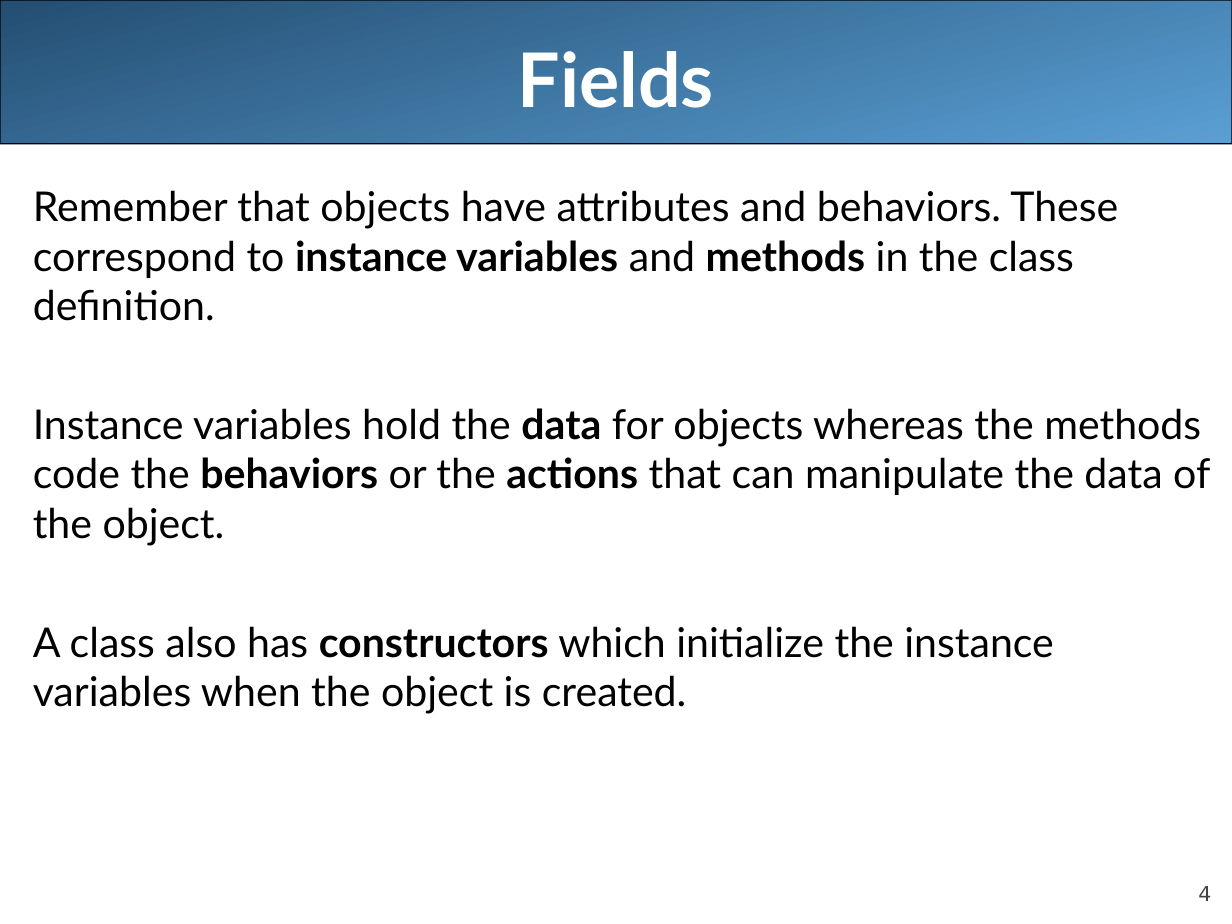
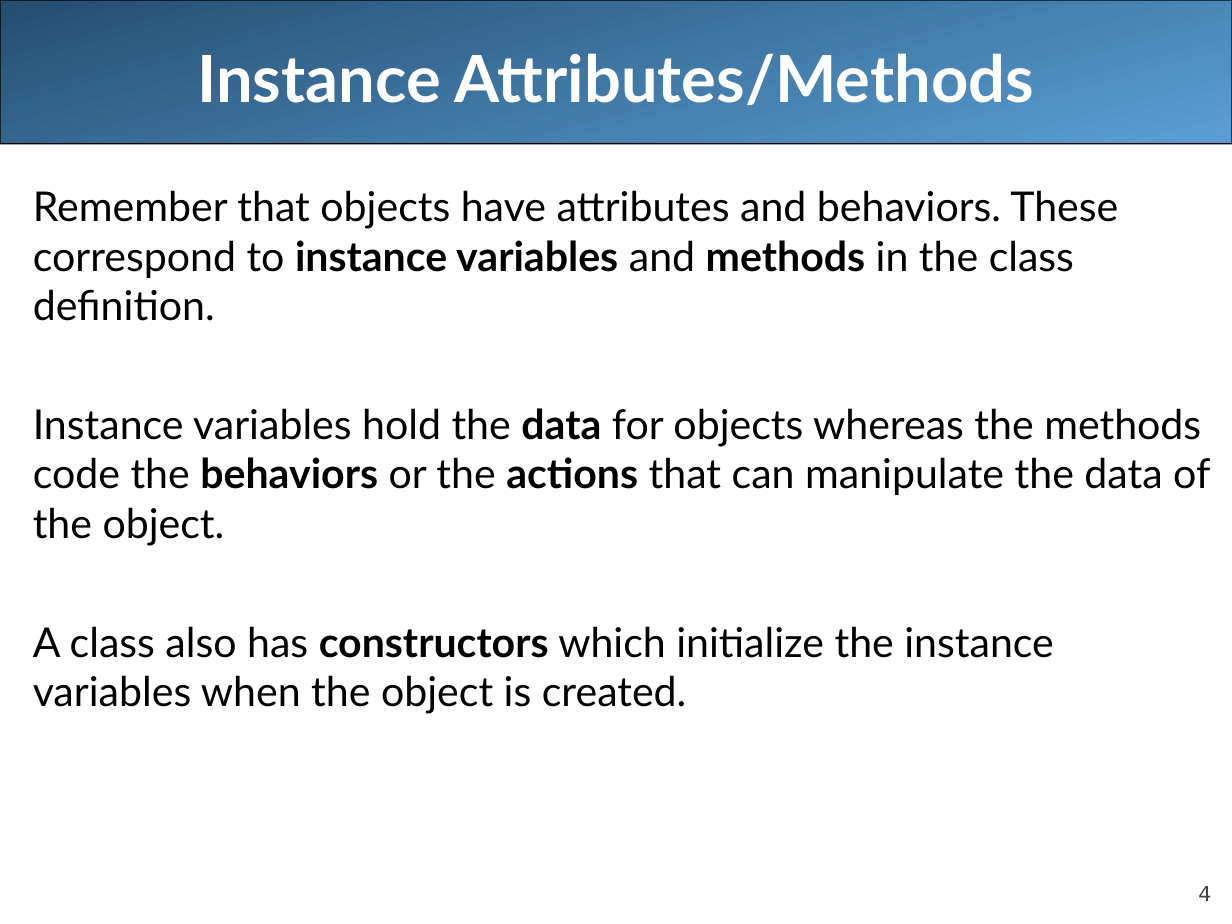
Before and after one commit to LongBaoNguyen/longbaonguyen.github.io, a slide deck: slide 4 of courses/apcsa/lecture13.ppt. Drawn at 1232x924 pixels with LibreOffice and Linux fonts; fonts in the diff are those of the drawing. Boxes give left, top, right and bottom in pixels: in the first picture for what was removed or moved away, otherwise in the second. Text is boxed around its words. In the diff, an @@ line names an element or a change of style, - is before the commit and + after.

```diff
--- a/courses/apcsa/lecture13.ppt
+++ b/courses/apcsa/lecture13.ppt
@@ title at <box>197,53,1034,105</box>: text changed; size 44 to 38 pt @@
-Fields
+Instance Attributes/Methods
```
Also in this commit, not shown: 12 other slides changed, 1 other file.
